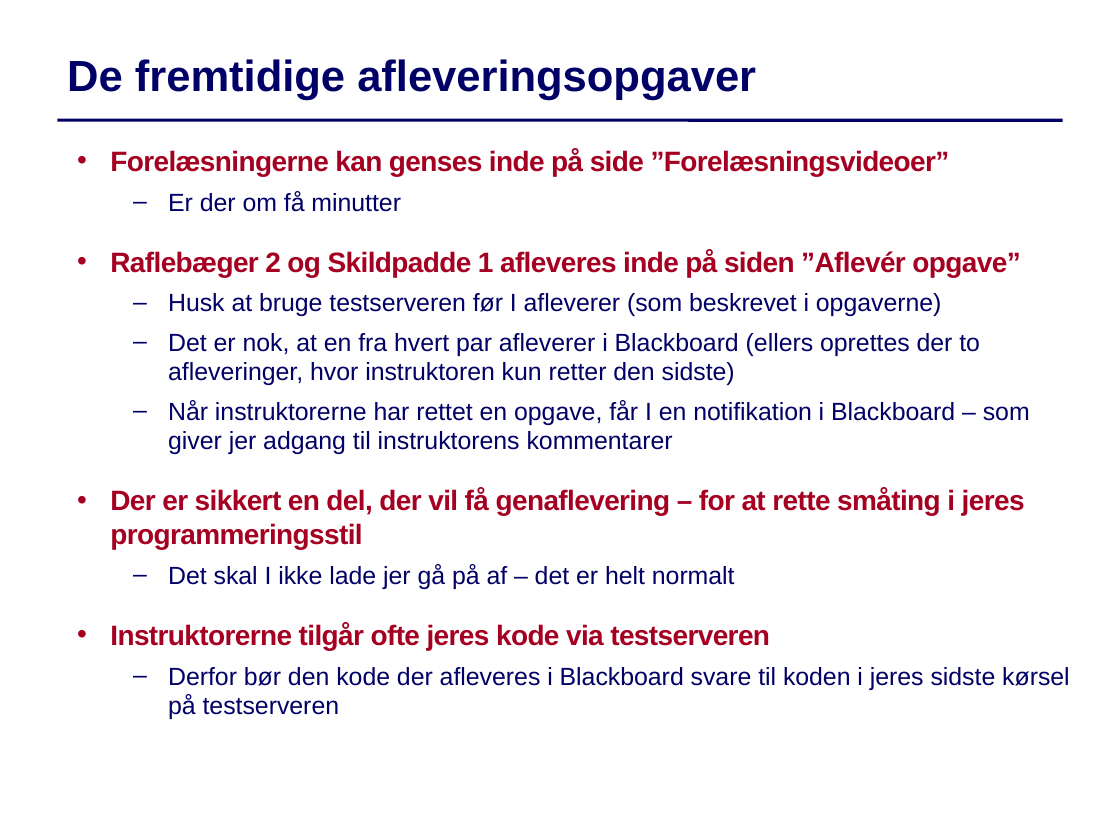
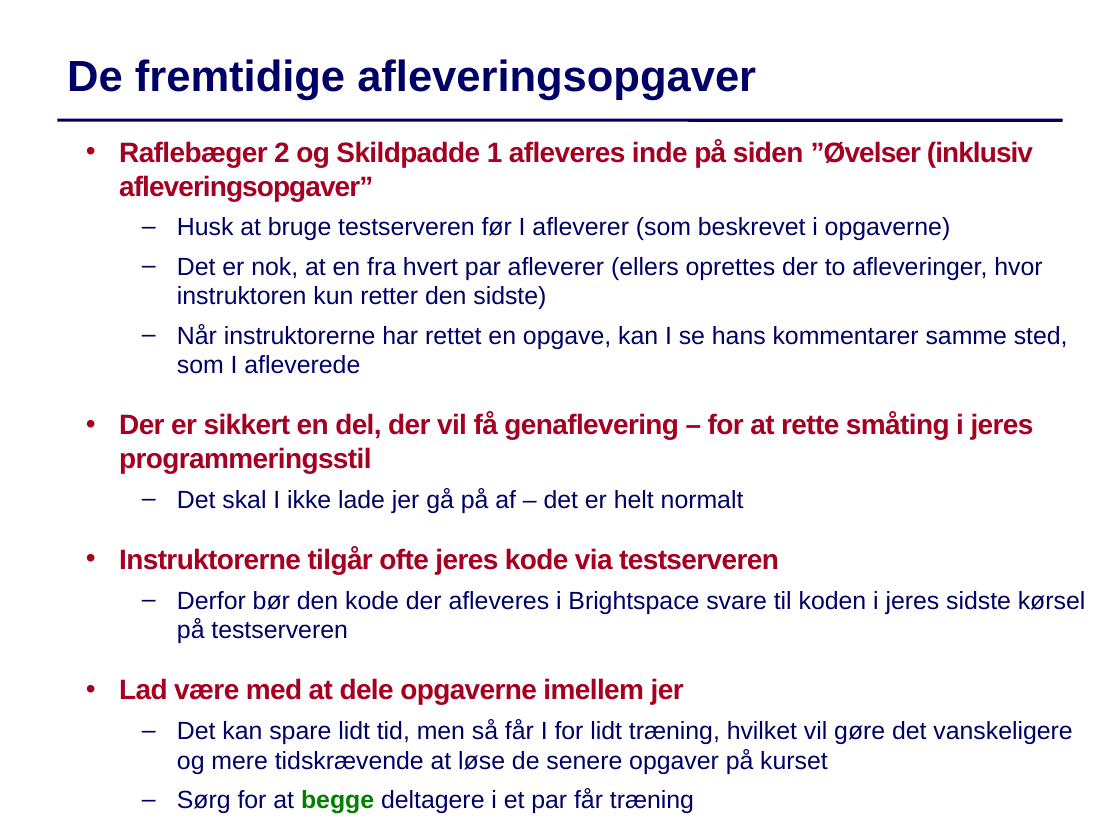
Before and after one commit to IntProgAU/Materiale, a slide deck: slide 5 of web/g22/status/Status2.pptx (slide 6 before the commit). Drawn at 1120x840 pixels with LibreOffice and Linux fonts; fonts in the diff are those of the drawing. Boxes give left, top, right and bottom in pixels: in the first picture for what was removed or moved away, otherwise in the second. Text is boxed around its words. In the diff, an @@ line names an element or a change of style, - is before the commit and + after.

```diff
--- a/web/g22/status/Status2.pptx
+++ b/web/g22/status/Status2.pptx
@@ text "Raflebæger 2 og Skildpadde 1 ...": place and size @@
-text "Raflebæger 2 og Skildpadde 1 ..." at bbox=[110, 149, 1070, 719]
+text "Raflebæger 2 og Skildpadde 1 ..." at bbox=[119, 140, 1086, 814]
@@ text at bbox=[119, 140, 1033, 201]: text changed @@
-  • Forelæsningerne kan genses inde på side ”Forelæsningsvideoer”
-  – Er der om få minutter
-  • Raflebæger 2 og Skildpadde 1 afleveres inde på siden ”Aflevér opgave”
+  • Raflebæger 2 og Skildpadde 1 afleveres inde på siden ”Øvelser (inklusiv afleveringsopgaver”
@@ text at bbox=[177, 257, 1068, 374]: text changed @@
-  – Det er nok, at en fra hvert par afleverer i Blackboard (ellers oprettes der to afleveringer, hvor instruktoren kun retter den sidste)
-  – Når instruktorerne har rettet en opgave, får I en notifikation i Blackboard – som giver jer adgang til instruktorens kommentarer
+  – Det er nok, at en fra hvert par afleverer (ellers oprettes der to afleveringer, hvor instruktoren kun retter den sidste)
+  – Når instruktorerne har rettet en opgave, kan I se hans kommentarer samme sted, som I afleverede
@@ text at bbox=[119, 591, 1086, 814]: text changed @@
-  – Derfor bør den kode der afleveres i Blackboard svare til koden i jeres sidste kørsel på testserveren
+  – Derfor bør den kode der afleveres i Brightspace svare til koden i jeres sidste kørsel på testserveren
+  • Lad være med at dele opgaverne imellem jer
+  – Det kan spare lidt tid, men så får I for lidt træning, hvilket vil gøre det vanskeligere og mere tidskrævende at løse de senere opgaver på kurset
+  – Sørg for at begge deltagere i et par får træning
```
Also in this commit, not shown: 5 other slides changed, 1 slide removed, 5 other files.
